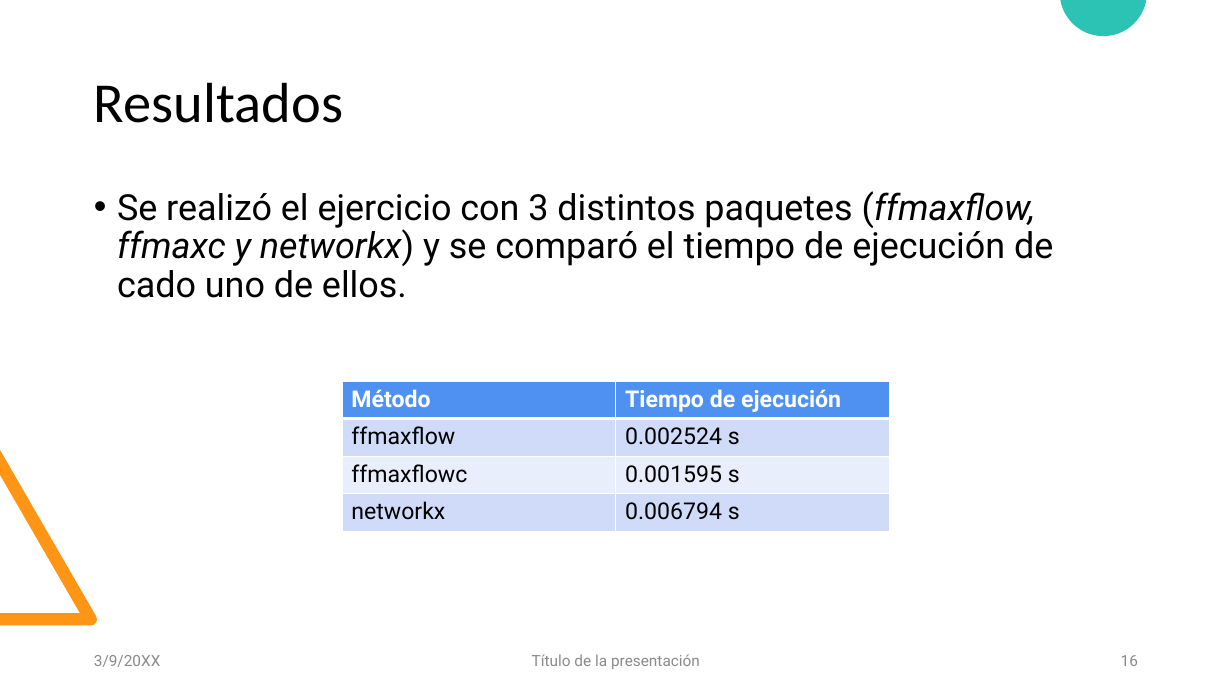
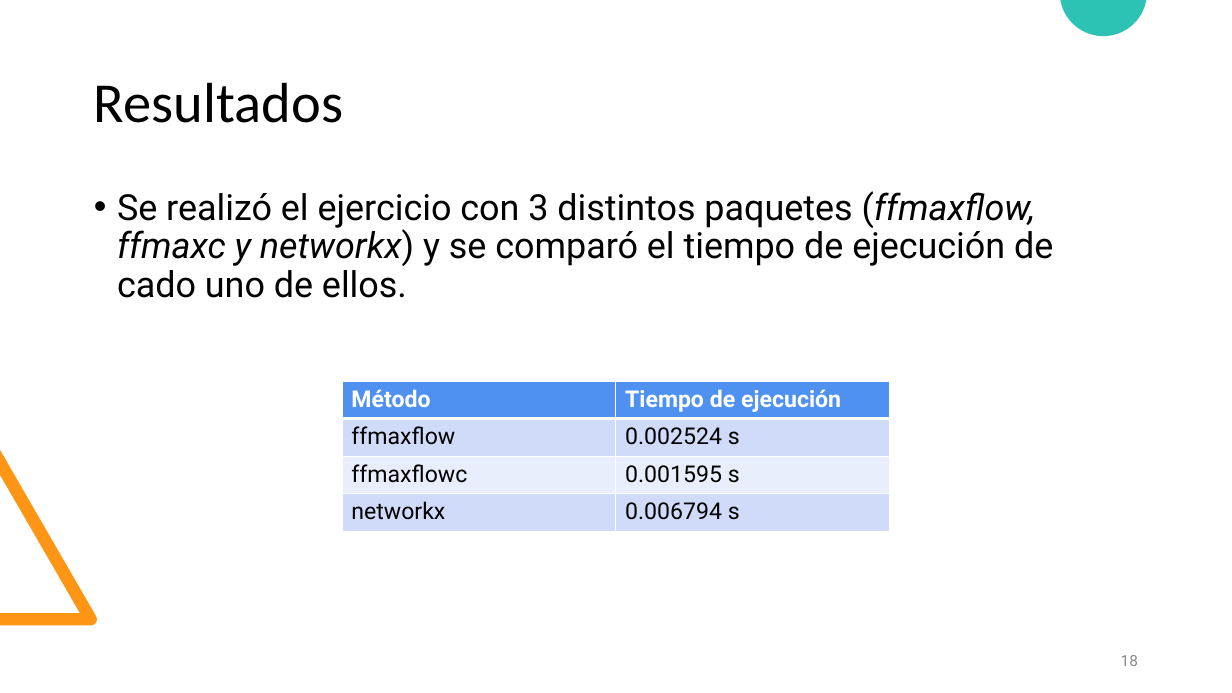
Before and after one commit to diramtz/ProyectoFinal_MaxFlow, a slide deck: slide 18 of documentos/Presentacion_ffmf.pptx (slide 16 before the commit). Drawn at 1232x693 pixels with LibreOffice and Linux fonts; fonts in the diff are those of the drawing. Boxes give left, top, right and bottom in pixels: in the first picture for what was removed or moved away, otherwise in the second. Text is boxed around its words. In the diff, an @@ line names an element or a change of style, - is before the commit and + after.

```diff
--- a/documentos/Presentacion_ffmf.pptx
+++ b/documentos/Presentacion_ffmf.pptx
@@ text removed at <box>94,655,161,667</box> @@
-3/9/20XX
@@ text removed at <box>532,654,700,669</box> @@
-Título de la presentación
```
Also in this commit, not shown: 8 other slides changed, 2 slides added.
